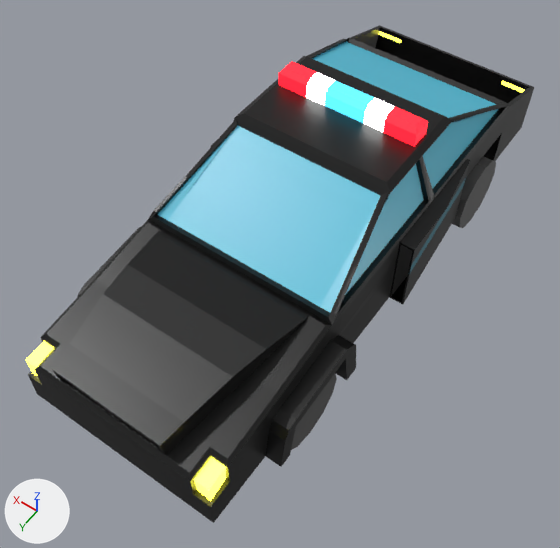
The FBX model Assets/Models/PoliceCar.fbx: old version first, new version second.
Rendered twice from a 50 mm camera at (5.18, 130.35, 3.88) aimed at (6.79, 128.1, 0.34). The axes (+X, +Y, +Z) are drawn at lower left. The lights are the same throughout. The picture after the commit comes second.

Before the edit, the objects in view are built like this:
```python
me_cube_001 = bpy.data.meshes.new('Cube.001')
me_cube_001.from_pydata(...)  # 995 vertices, 928 faces; spans x -0.74..0.66, y -1.56..1.88, z 0.0..1.18
# faces by material slot: [864, 64]
me_cube_001.materials.append(mat_atlas)  # picture img_atlas_20_jpg
me_cube_001.materials.append(mat_emission)
ob_police__001 = bpy.data.objects.new('Police+.001', me_cube_001)
ob_police__001.location = (6.853, 127.562, 0.0)
```
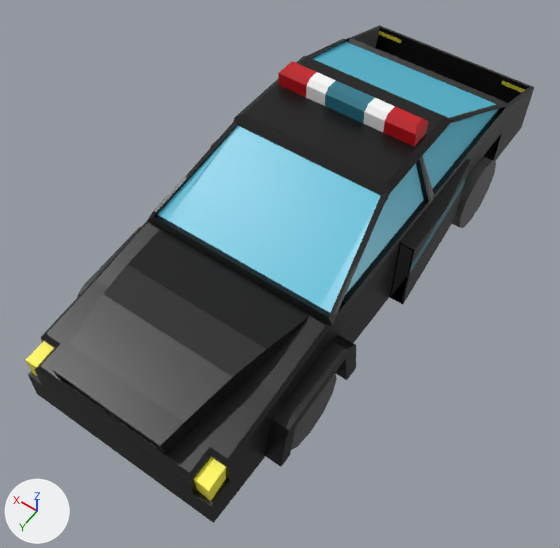
What differs and where, as boxes (x1, y1, x2, y2) in the pictures (560 x 548 px):
part 1 of me_cube_001, recoloured
    both: (26, 31, 525, 501)

The change, as a diff of the scene's bpy script:
```diff
--- a/Assets/Models/PoliceCar.fbx.py
+++ b/Assets/Models/PoliceCar.fbx.py
@@ me_cube_001 @@
 me_cube_001.from_pydata(...)  # 995 vertices, 928 faces; spans x -0.74..0.66, y -1.56..1.88, z 0.0..1.18
 # used by ob_police__001; location = (6.853, 127.562, 0.0)
+# me_cube_001 part 1: all 64 faces that had it switch from mat_emission to mat_atlas (picture img_atlas_20_jpg)
```
